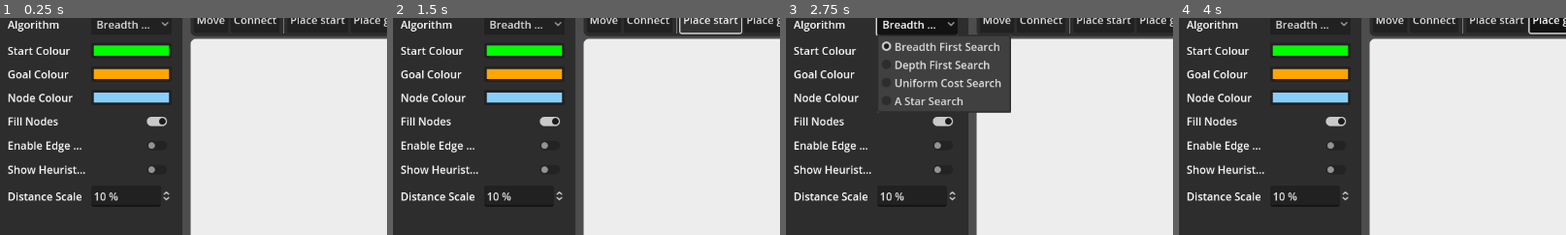
Above: before the commit, frames 1-4 (left to right).
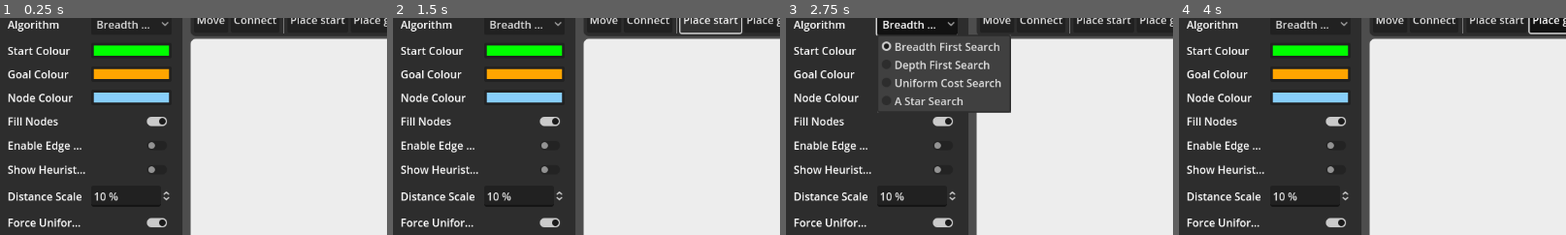
Above: after the commit, the same moments.

Repository: MattBann/Search-Tree-Traversal
Game: Godot game, scene res://scenes/main.tscn
Same seed, same stepped clock (60 frames per second), same inputs: the game is played once before the commit and once after it.
Inputs:
- Up to frame 1 (0.25 s): no input
- Up to frame 2 (1.5 s): click "Place start" at 0.5 s; click "Place start" at 1.25 s
- Up to frame 3 (2.75 s): click "Breadth First Search" at 2 s
- Up to frame 4 (4 s): click "Move" at 2.75 s; click "Place goals" at 3.5 s
The pictures show only the part of the screen within x 1-51%, y 4-54%; the shares and areas given below are measured in that part.

The runs differ from the first frame. In frame 1, 0.5% of the frame differs, in the area x 2-44%, y 91-97%; in frame 2, 0.5%; in frame 3, 0.5%; in frame 4, 0.5%.

Commit message:
Add new option for uniform path cost

Diff:
--- a/scripts/resources/setup_data.gd
+++ b/scripts/resources/setup_data.gd
@@ -76,7 +76,13 @@
 				step = 1
 			},
 			value = 10,
-		}
+		},
+		{
+			name = "force_uniform_path_cost",
+			option_type = OptionType.SWITCH,
+			value_type = TYPE_BOOL,
+			value = true,
+		},
 	],
 	graph = {
 		nodes = [],
